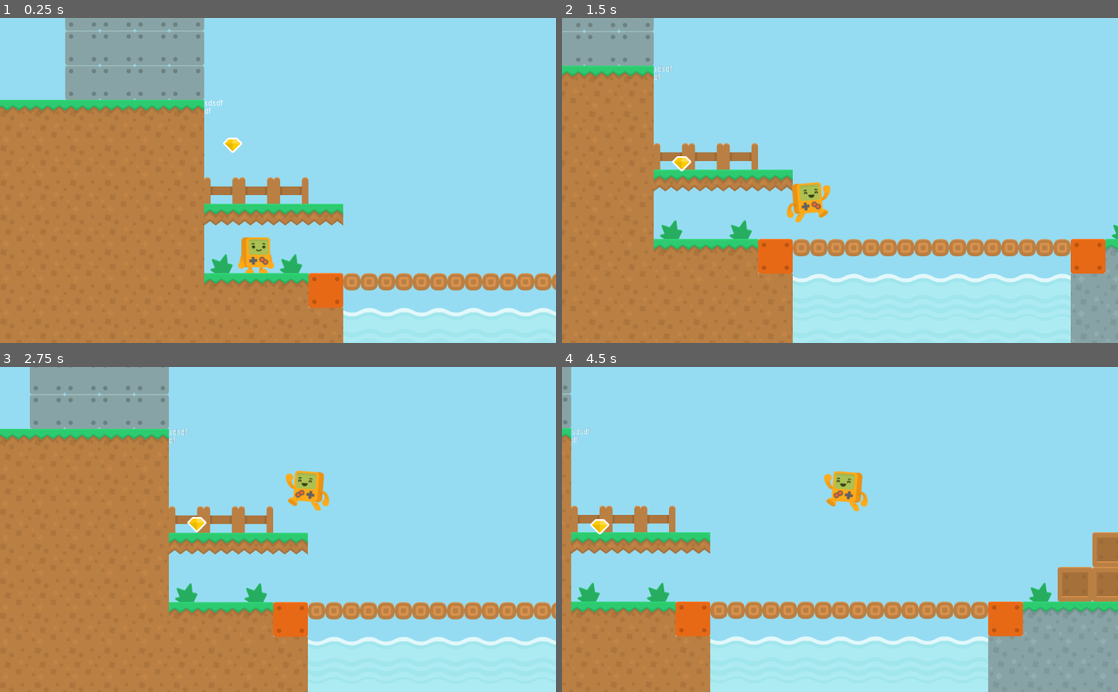
Above: before the commit, frames 1-4 (two rows, left to right).
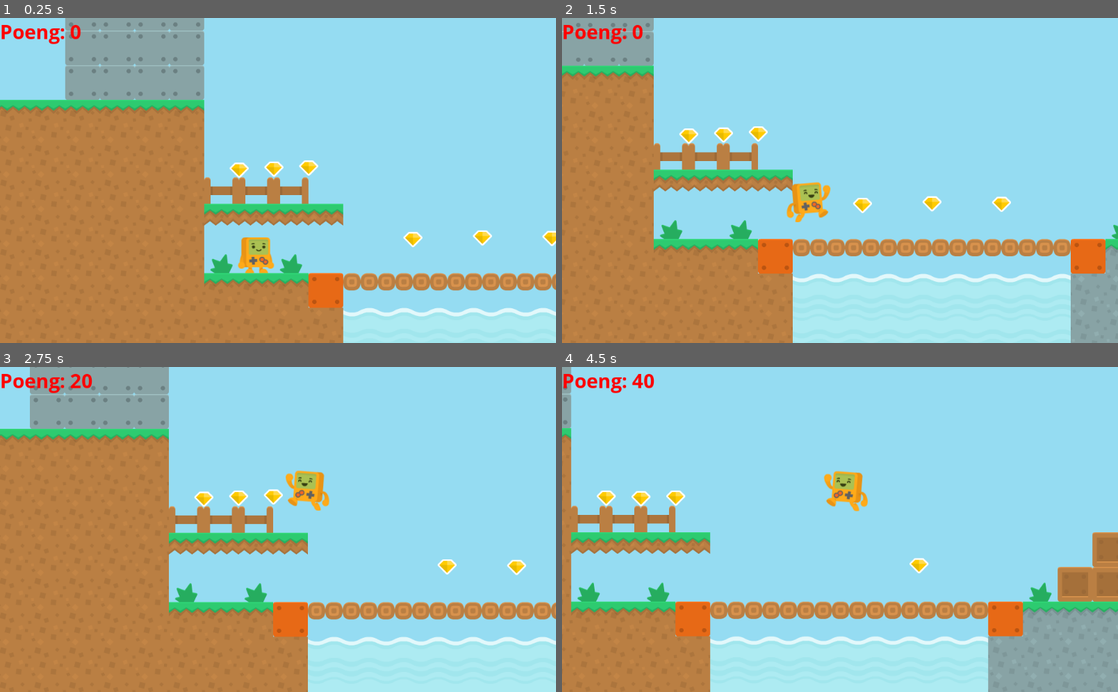
Above: after the commit, the same moments.

Repository: fetthesten/prog_01
Game: Godot game, scene res://brett/Brett01.tscn
The game is run twice, just before and just after one commit, with the same random seed, the same clock (stepped at 60 frames per second) and the same inputs. The project has no main scene, so this scene is started directly.
Inputs:
- Up to frame 1 (0.25 s): no input
- Up to frame 2 (1.5 s): hold Z 0.53-1.28 s; hold Right from 0.53 s (still down); tap Z at 1.35 s
- Up to frame 3 (2.75 s): release Right at 2.03 s; hold Left from 2.03 s (still down); hold Z from 2.03 s (still down)
- Up to frame 4 (4.5 s): release Left at 2.78 s; release Z at 2.78 s; hold Right 2.78-4.28 s; tap Z at 2.85, 4.35 s; hold Z 3.53-4.28 s; hold Left from 4.28 s (still down)

The runs differ from the first frame. In frame 1, 1.1% of the frame differs, in the area x 0-100%, y 2-71%; in frame 2, 1.1%, in the area x 0-81%, y 2-61%; in frame 3, 1.1%; in frame 4, 1.0%.

Commit message:
stuff

Diff:
--- a/brett/Brett01.tscn
+++ b/brett/Brett01.tscn
@@ -1,56 +1,64 @@
-[gd_scene load_steps=4 format=2]
+[gd_scene load_steps=7 format=2]
 
-[ext_resource path="res://grafikk/Brikkesett.tres" type="TileSet" id=1]
-[ext_resource path="res://objekter/Diamant.tscn" type="PackedScene" id=2]
+[ext_resource path="res://grafikk/OpenSans-Bold.ttf" type="DynamicFontData" id=1]
+[ext_resource path="res://grafikk/Brikkesett.tres" type="TileSet" id=2]
 [ext_resource path="res://objekter/Spillerfigur.tscn" type="PackedScene" id=3]
+[ext_resource path="res://objekter/Diamant.tscn" type="PackedScene" id=4]
+
+[sub_resource type="DynamicFont" id=1]
+
+size = 36
+use_mipmaps = true
+use_filter = true
+font_data = ExtResource( 1 )
+_sections_unfolded = [ "Extra Spacing", "Font", "Settings" ]
+
+[sub_resource type="Theme" id=2]
+
+default_font = SubResource( 1 )
 
 [node name="Brett01" type="Node2D" index="0"]
 
-[node name="Control" type="Control" parent="." index="0"]
+[node name="Info" type="CanvasLayer" parent="." index="0"]
+
+layer = 1
+offset = Vector2( 0, 0 )
+rotation = 0.0
+scale = Vector2( 1, 1 )
+transform = Transform2D( 1, 0, 0, 1, 0, 0 )
+
+[node name="Poengtekst" type="RichTextLabel" parent="Info" index="0"]
 
 anchor_left = 0.0
 anchor_top = 0.0
 anchor_right = 0.0
 anchor_bottom = 0.0
-margin_right = 40.0
-margin_bottom = 40.0
-rect_pivot_offset = Vector2( 0, 0 )
-rect_clip_content = false
-mouse_filter = 0
-mouse_default_cursor_shape = 0
-size_flags_horizontal = 1
-size_flags_vertical = 1
-
-[node name="RichTextLabel" type="RichTextLabel" parent="Control" index="0"]
-
-anchor_left = 0.0
-anchor_top = 0.0
-anchor_right = 0.0
-anchor_bottom = 0.0
-margin_right = 40.0
-margin_bottom = 40.0
+margin_right = 294.0
+margin_bottom = 75.0
 rect_pivot_offset = Vector2( 0, 0 )
 rect_clip_content = true
 mouse_filter = 0
 mouse_default_cursor_shape = 0
 size_flags_horizontal = 1
 size_flags_vertical = 1
-bbcode_enabled = false
+theme = SubResource( 2 )
+bbcode_enabled = true
 bbcode_text = ""
 visible_characters = -1
 percent_visible = 1.0
 meta_underlined = true
 tab_size = 4
-text = "sdsdfdf"
+text = ""
 scroll_active = true
 scroll_following = false
 selection_enabled = false
 override_selected_font_color = false
+_sections_unfolded = [ "BBCode", "Theme" ]
 
 [node name="TileMap" type="TileMap" parent="." index="1"]
 
 mode = 0
-tile_set = ExtResource( 1 )
+tile_set = ExtResource( 2 )
 cell_size = Vector2( 64, 64 )
 cell_quadrant_size = 16
 cell_custom_transform = Transform2D( 1, 0, 0, 1, 0, 0 )
@@ -67,10 +75,9 @@
 format = 1
 tile_data = PoolIntArray( -196612, 24, 0, -196611, 24, 0, -196610, 24, 0, -196609, 24, 0, -262122, 31, 0, -262121, 29,  …(6014 unchanged characters)…
 _sections_unfolded = [ "Collision" ]
-
-[node name="Diamant" parent="TileMap" index="0" instance=ExtResource( 2 )]
-
-position = Vector2( 51.787, 80.7359 )
+__meta__ = {
+"_edit_group_": true
+}
 
 [node name="Spillerfigur" parent="." index="2" instance=ExtResource( 3 )]
 
@@ -101,3 +108,39 @@
 editor_draw_limits = false
 editor_draw_drag_margin = false
 _sections_unfolded = [ "Smoothing" ]
+
+[node name="Diamant" parent="." index="4" instance=ExtResource( 4 )]
+
+position = Vector2( 64, 128 )
+
+[node name="Diamant2" parent="." index="5" instance=ExtResource( 4 )]
+
+position = Vector2( 192, 128 )
+
+[node name="Diamant3" parent="." index="6" instance=ExtResource( 4 )]
+
+position = Vector2( 128, 128 )
+
+[node name="Diamant4" parent="." index="7" instance=ExtResource( 4 )]
+
+position = Vector2( 1088, 64 )
+
+[node name="Diamant5" parent="." index="8" instance=ExtResource( 4 )]
+
+position = Vector2( 1152, 64 )
+
+[node name="Diamant6" parent="." index="9" instance=ExtResource( 4 )]
+
+position = Vector2( 1216, 64 )
+
+[node name="Diamant7" parent="." index="10" instance=ExtResource( 4 )]
+
+position = Vector2( 384, 256 )
+
+[node name="Diamant8" parent="." index="11" instance=ExtResource( 4 )]
+
+position = Vector2( 512, 256 )
+
+[node name="Diamant9" parent="." index="12" instance=ExtResource( 4 )]
+
+position = Vector2( 640, 256 )
--- /dev/null
+++ b/kode/Bølge.gd
@@ -0,0 +1,10 @@
+extends Node2D
+
+var opprinnelig_y
+
+func _ready():
+	opprinnelig_y = position.y
+
+func _physics_process(delta):
+	var sw = sin(OS.get_ticks_msec() * 0.01 + position.x)
+	position.y = opprinnelig_y + 2 * sw
--- a/kode/Diamant.gd
+++ /dev/null
@@ -1,20 +0,0 @@
-extends RigidBody2D
-
-# class member variables go here, for example:
-# var a = 2
-# var b = "textvar"
-
-func _ready():
-	# Called when the node is added to the scene for the first time.
-	# Initialization here
-	pass
-
-#func _process(delta):
-#	# Called every frame. Delta is time since last frame.
-#	# Update game logic here.
-#	pass
-
-
-func kollisjon(body):
-	if body.get_class() != 'TileMap':
-		print(body)
--- a/kode/Spillerfigur.gd
+++ b/kode/Spillerfigur.gd
@@ -15,7 +15,7 @@
 var poeng = 0
 
 onready var kamera = $'../Camera2D'
-onready var poengtekst = $'../RichTextLabel'
+onready var poengtekst = $'../Info/Poengtekst'
 
 func _ready():
 	# Called when the node is added to the scene for the first time.
@@ -55,7 +55,7 @@
 		bytt_bilde = not bytt_bilde
 		animasjonstid = tid
 
-	if floor(flyttresultat.x) == 0 and floor(flyttresultat.y) <= 20:
+	if floor(flyttresultat.x) == 0 and flyttresultat.y <= 20:
 		animasjon = 0
 	elif abs(flyttresultat.y) >= 20:
 		animasjon = 1
@@ -68,8 +68,10 @@
 	$Sprite.scale.x = animasjonsretning
 
 	kamera.position = position + Vector2(200 * animasjonsretning,0)
+	poengtekst.bbcode_text = '[color=red]Poeng: ' + str(poeng) + '[/color]'
 
-func kollisjon_med_objekt(body):
-	if body.name == 'Diamant':
-		body.queue_free()
+func kollisjon_med_objekt(trigger):
+	var objekt = trigger.get_parent()
+	if objekt.name.begins_with('Diamant'):
+		objekt.queue_free()
 		poeng += 20
--- a/objekter/Diamant.tscn
+++ b/objekter/Diamant.tscn
@@ -1,41 +1,32 @@
-[gd_scene load_steps=3 format=2]
+[gd_scene load_steps=4 format=2]
 
 [ext_resource path="res://grafikk/platformPack_tilesheet.png" type="Texture" id=1]
+[ext_resource path="res://kode/Bølge.gd" type="Script" id=2]
 
 [sub_resource type="CircleShape2D" id=1]
 
 custom_solver_bias = 0.0
-radius = 10.0
+radius = 16.0
 
-[node name="Diamant" type="RigidBody2D"]
-
-input_pickable = false
-collision_layer = 2
-collision_mask = 3
-mode = 0
-mass = 1.0
-friction = 1.0
-bounce = 0.5
-gravity_scale = 1.0
-custom_integrator = false
-continuous_cd = 0
-contacts_reported = 2
-contact_monitor = true
-sleeping = false
-can_sleep = true
-linear_velocity = Vector2( 0, 0 )
-linear_damp = -1.0
-angular_velocity = 0.0
-angular_damp = -1.0
-_sections_unfolded = [ "Collision" ]
-
-[node name="CollisionShape2D" type="CollisionShape2D" parent="." index="0"]
-
-shape = SubResource( 1 )
-
-[node name="Sprite" type="Sprite" parent="." index="1"]
+[node name="Diamant" type="Sprite"]
 
 texture = ExtResource( 1 )
 region_enabled = true
 region_rect = Rect2( 512, 192, 64, 64 )
-_sections_unfolded = [ "Region" ]
+script = ExtResource( 2 )
+_sections_unfolded = [ "Collision", "Region" ]
+
+[node name="Area2D" type="Area2D" parent="." index="0"]
+
+input_pickable = true
+gravity_vec = Vector2( 0, 1 )
+gravity = 98.0
+linear_damp = 0.1
+angular_damp = 1.0
+audio_bus_override = false
+audio_bus_name = "Master"
+_sections_unfolded = [ "Collision" ]
+
+[node name="CollisionShape2D" type="CollisionShape2D" parent="Area2D" index="0"]
+
+shape = SubResource( 1 )
--- a/objekter/Spillerfigur.tscn
+++ b/objekter/Spillerfigur.tscn
@@ -11,7 +11,7 @@
 [sub_resource type="RectangleShape2D" id=2]
 
 custom_solver_bias = 0.0
-extents = Vector2( 32, 34 )
+extents = Vector2( 26, 35 )
 
 [node name="Spillerfigur" type="KinematicBody2D"]
 
@@ -37,7 +37,7 @@
 
 [node name="Area2D" type="Area2D" parent="." index="2"]
 
-position = Vector2( 0, 14 )
+position = Vector2( 0, 16 )
 input_pickable = true
 gravity_vec = Vector2( 0, 0 )
 gravity = 0.0
@@ -52,4 +52,4 @@
 
 shape = SubResource( 2 )
 
-[connection signal="body_entered" from="Area2D" to="." method="kollisjon_med_objekt"]
+[connection signal="area_entered" from="Area2D" to="." method="kollisjon_med_objekt"]
Binary file added: grafikk/OpenSans-Bold.ttf
